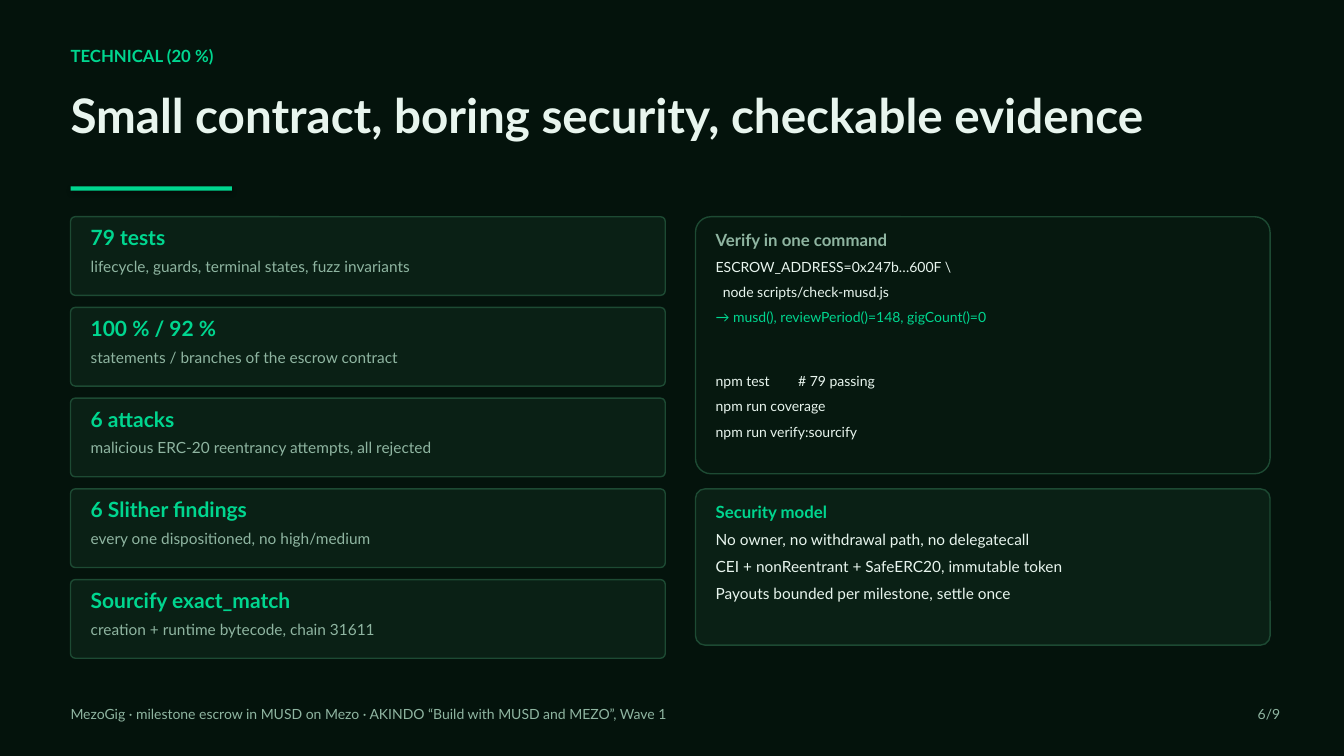
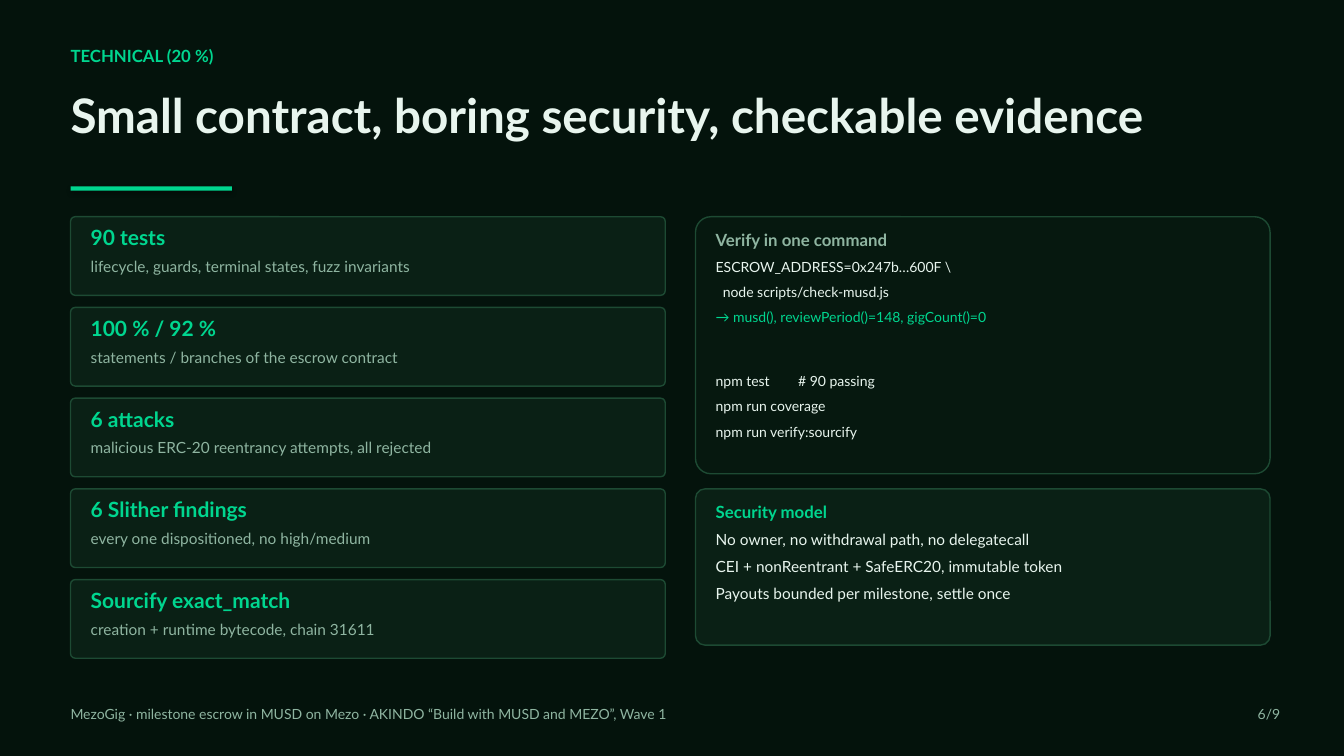
Before and after one commit to mak777uh/mezogig, a slide deck: slide 6 of docs/deck.pptx. Drawn at 1344x756 pixels with LibreOffice and Linux fonts; fonts in the diff are those of the drawing. Boxes give left, top, right and bottom in pixels: in the first picture for what was removed or moved away, otherwise in the second. Text is boxed around its words. In the diff, an @@ line names an element or a change of style, - is before the commit and + after.

Commit message:
feat(agent): MCP escrow server, pin-proof, evidence, 9-slide deck; 90 tests

```diff
--- a/docs/deck.pptx
+++ b/docs/deck.pptx
@@ text at [91,229,165,245]: text changed @@
-79 tests
+90 tests
@@ text at [716,376,875,389]: text changed @@
-npm test # 79 passing
+npm test # 90 passing
```
Also in this commit, not shown: 2 other slides changed, 13 other files.
